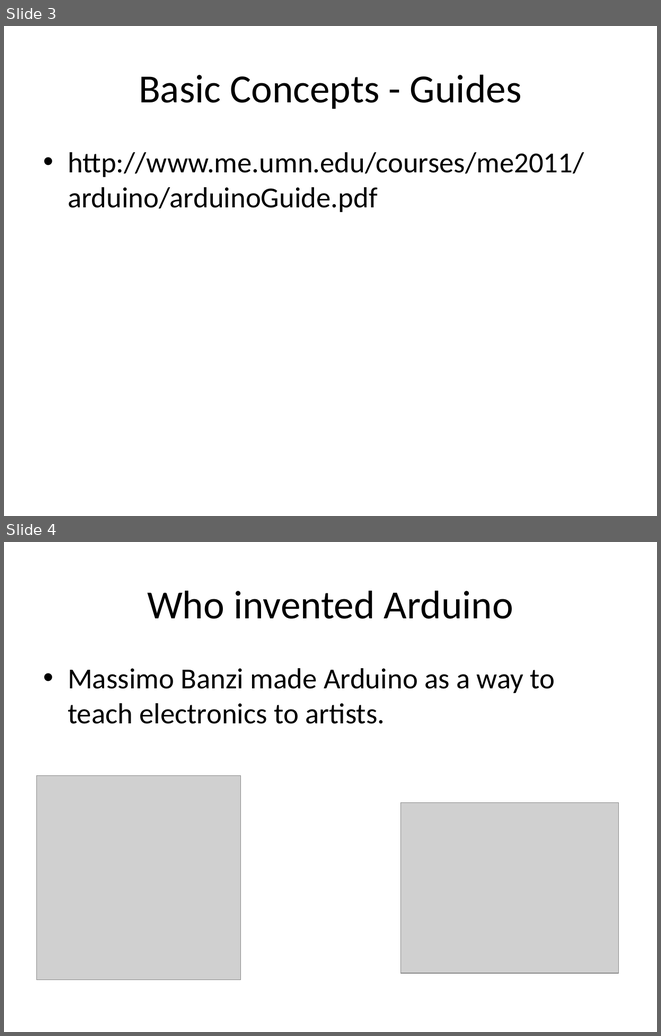
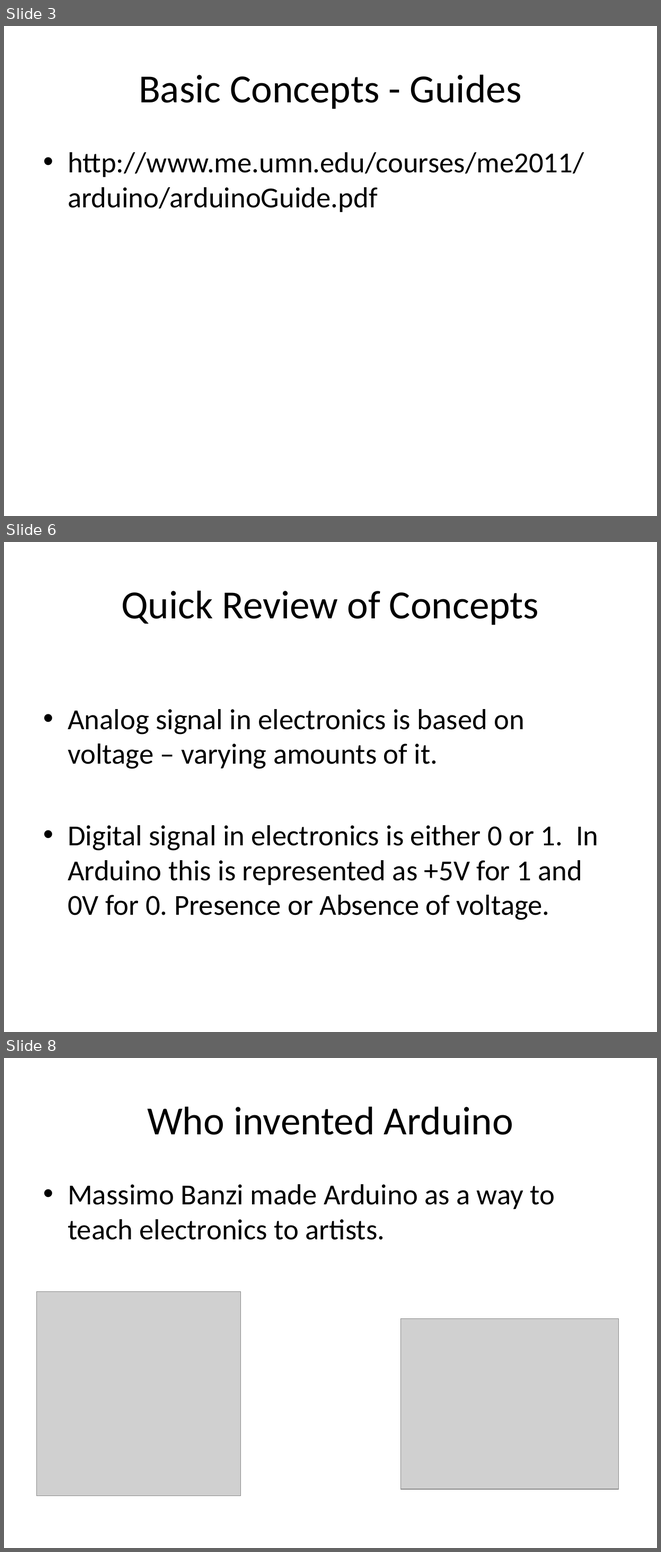
Before and after one commit to andaluri/ArduinoWorkshop1, a slide deck: ArduinoWorkshop1.pptx. Shown one above the other, each under a label of ours: slides 3 and 4 before the commit, slides 3, 6 and 8 after it; the slides between them are not shown. The pictures are 661x1036 and 661x1552 pixels, drawn with LibreOffice and Linux fonts; fonts in the diff are those of the drawing; grey boxes stand for pictures. Boxes give left, top, right and bottom in pixels: in the first picture for what was removed or moved away, otherwise in the second. Text is boxed around its words. In the diff, an @@ line names an element or a change of style, - is before the commit and + after.

```diff
--- a/ArduinoWorkshop1.pptx
+++ b/ArduinoWorkshop1.pptx
@@ slide 6 added at box(4, 542, 657, 1032), background #FFFFFF @@
@@ title added at box(121, 590, 539, 625), 44 pt, text #000000 @@
+Quick Review of Concepts
@@ text added at box(68, 709, 598, 920), 32 pt, text #000000 @@
+• Analog signal in electronics is based on voltage – varying amounts of it.
+• Digital signal in electronics is either 0 or 1. In Arduino this is represented as +5V for 1 and 0V for 0. Presence or Absence of voltage.
@@ what was slide 4 is now slide 8 @@
```
Also in this commit, not shown: 1 slide changed, 3 other slides added.
